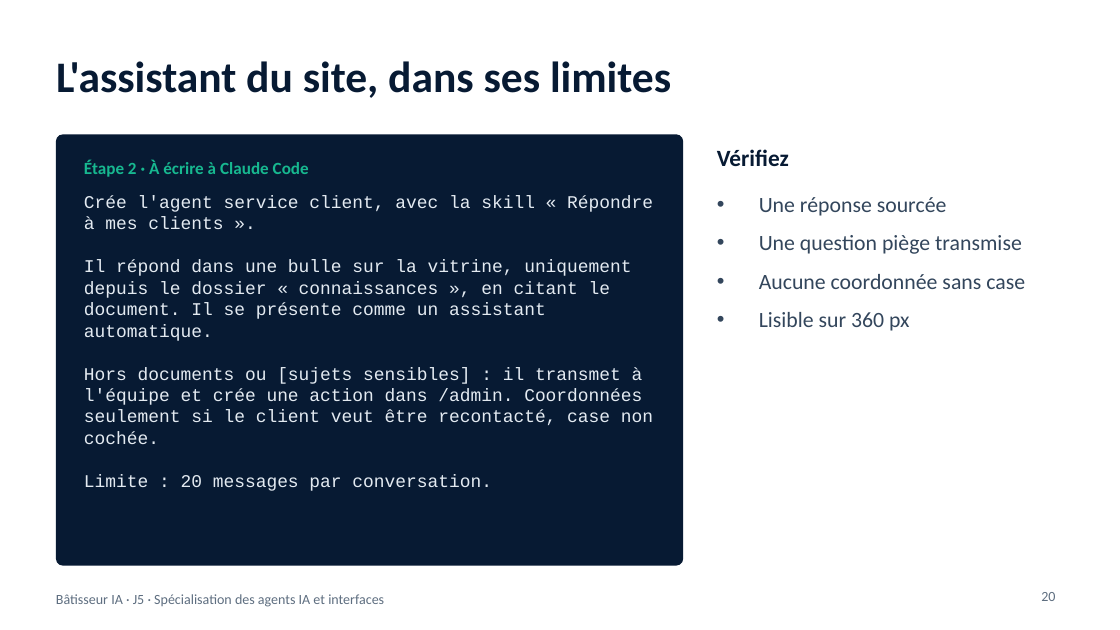
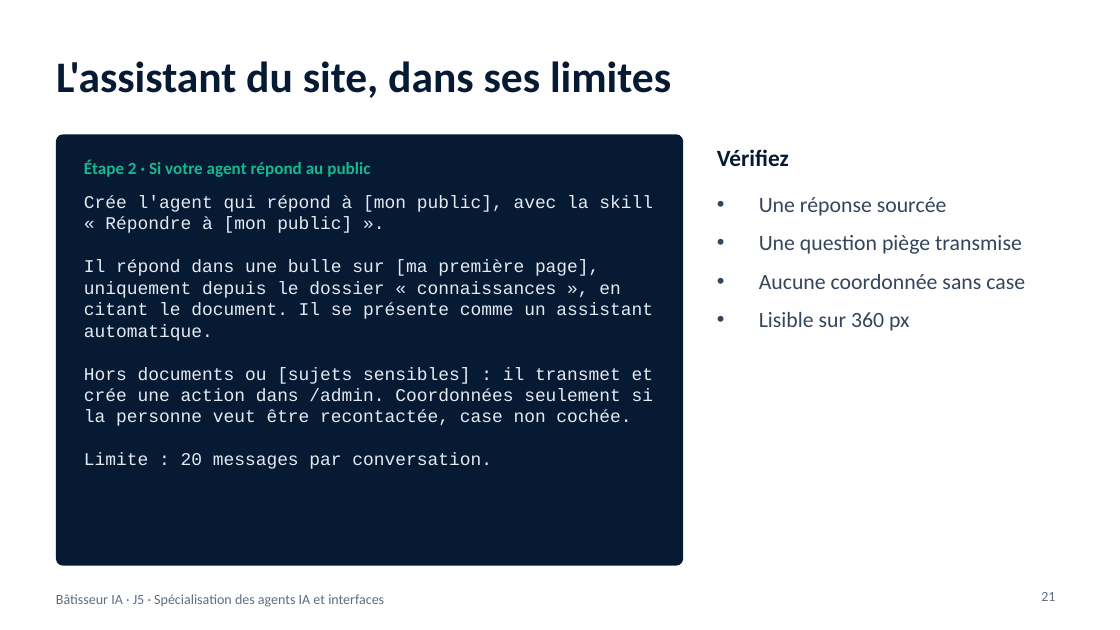
Before and after one commit to benyG/cisspbootcamp, a slide deck: slide 21 of content/library/files/Batisseur-IA-J5.pptx (slide 20 before the commit). Drawn at 1120x630 pixels with LibreOffice and Linux fonts; fonts in the diff are those of the drawing. Boxes give left, top, right and bottom in pixels: in the first picture for what was removed or moved away, otherwise in the second. Text is boxed around its words. In the diff, an @@ line names an element or a change of style, - is before the commit and + after.

```diff
--- a/content/library/files/Batisseur-IA-J5.pptx
+++ b/content/library/files/Batisseur-IA-J5.pptx
@@ text at [84, 160, 370, 177]: text changed @@
-Étape 2 · À écrire à Claude Code
+Étape 2 · Si votre agent répond au public
@@ text at [84, 195, 653, 426]: text changed @@
-Crée l'agent service client, avec la skill « Répondre à mes clients ».
-Il répond dans une bulle sur la vitrine, uniquement depuis le dossier « connaissances », en citant le document. Il se présente comme un assistant automatique.
-Hors documents ou [sujets sensibles] : il transmet à l'équipe et crée une action dans /admin. Coordonnées seulement si le client veut être recontacté, case non cochée.
+Crée l'agent qui répond à [mon public], avec la skill « Répondre à [mon public] ».
+Il répond dans une bulle sur [ma première page], uniquement depuis le dossier « connaissances », en citant le document. Il se présente comme un assistant automatique.
+Hors documents ou [sujets sensibles] : il transmet et crée une action dans /admin. Coordonnées seulement si la personne veut être recontactée, case non cochée.
@@ page number at [1041, 592, 1055, 601]: text changed @@
-20
+21
```
Also in this commit, not shown: 11 other slides changed, 1 slide added, 6 other files.
